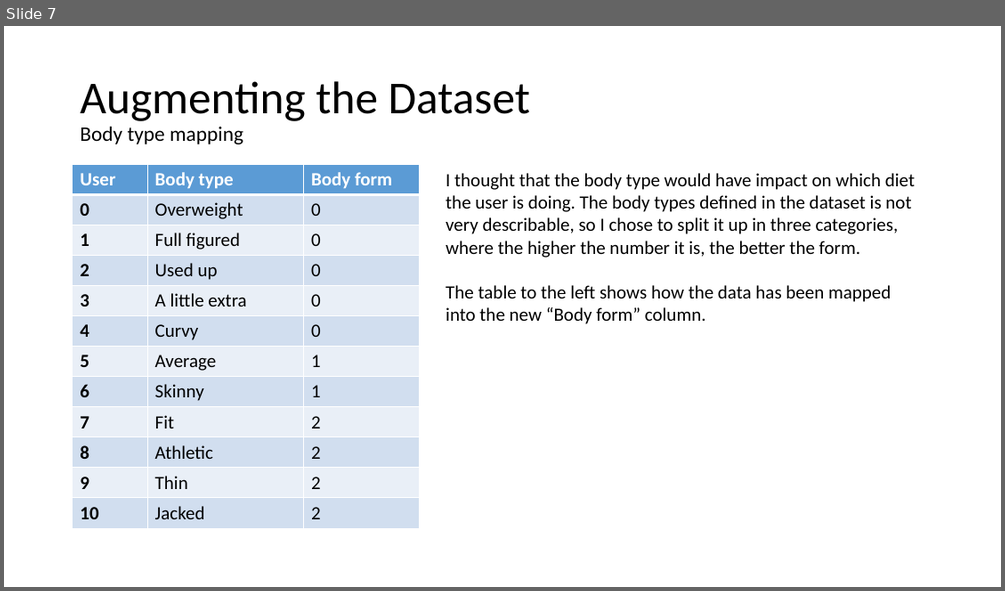
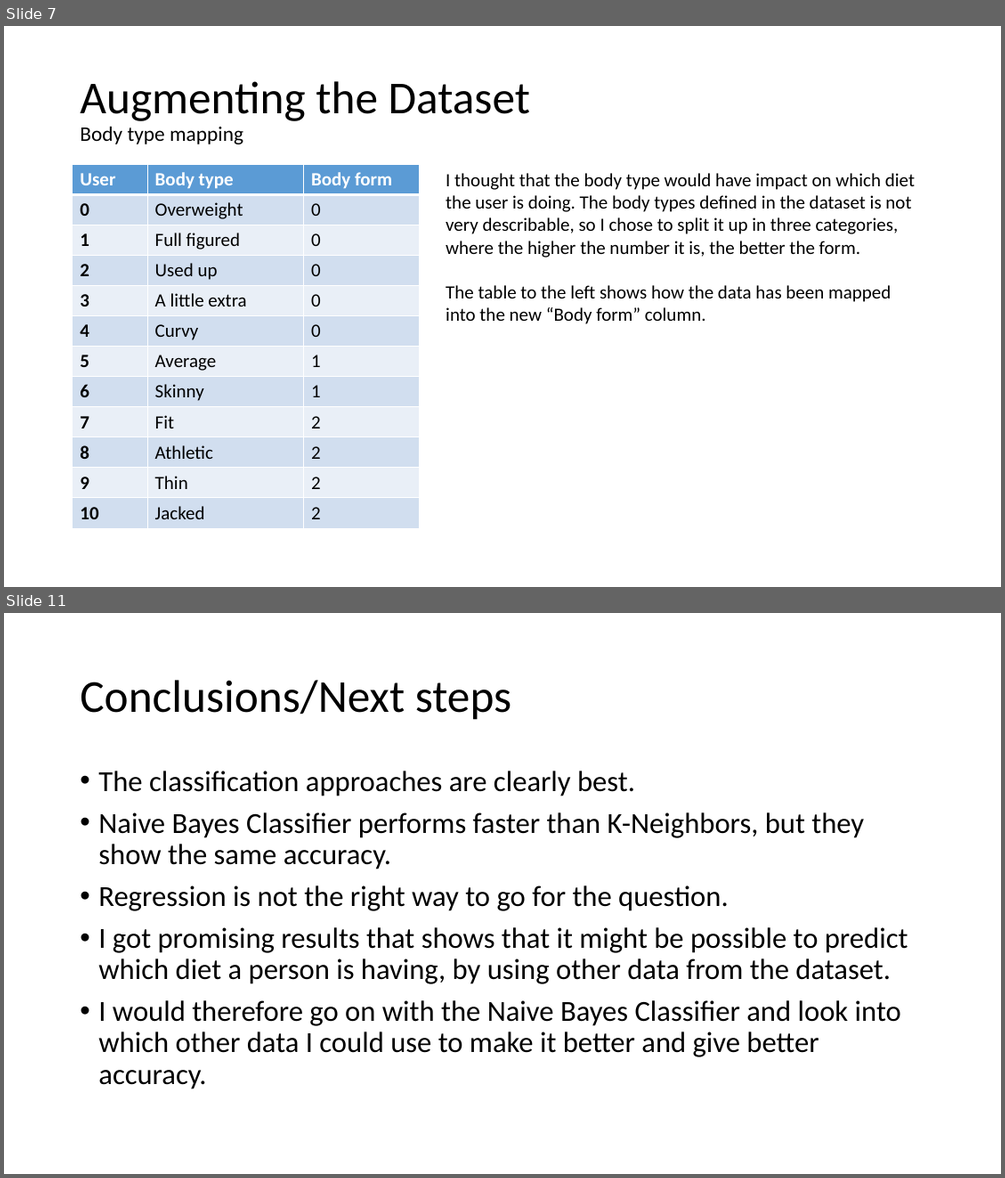
Before and after one commit to JacobHonore/Codecademy-Date-A-Scientist, a slide deck: Presentation.pptx. Shown one above the other, each under a label of ours: slide 7 before the commit, slides 7 and 11 after it; the slides between them are not shown. The pictures are 1005x591 and 1005x1178 pixels, drawn with LibreOffice and Linux fonts; fonts in the diff are those of the drawing. Boxes give left, top, right and bottom in pixels: in the first picture for what was removed or moved away, otherwise in the second. Text is boxed around its words. In the diff, an @@ line names an element or a change of style, - is before the commit and + after.

```diff
--- a/Presentation.pptx
+++ b/Presentation.pptx
@@ slide 11 added at (4,613,1001,1174), background #FFFFFF @@
@@ title added at (80,680,512,720), 44 pt, text #000000 @@
+Conclusions/Next steps
@@ text added at (98,771,908,1089), 28 pt, text #000000 @@
+• The classification approaches are clearly best.
+• Naive Bayes Classifier performs faster than K-Neighbors, but they show the same accuracy.
+• Regression is not the right way to go for the question.
+• I got promising results that shows that it might be possible to predict which diet a person is having, by using other data from the dataset.
+• I would therefore go on with the Naive Bayes Classifier and look into which other data I could use to make it better and give better accuracy.
```
Also in this commit, not shown: 1 slide changed, 3 other slides added, 1 other file.
